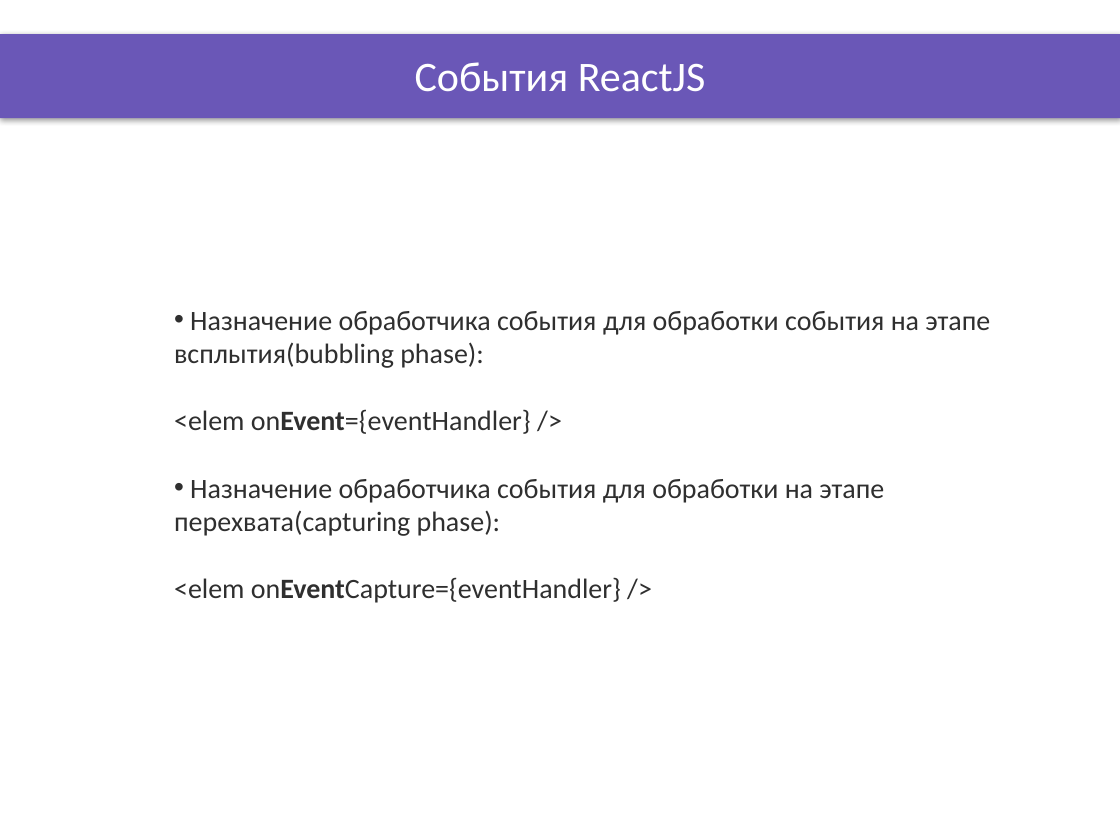
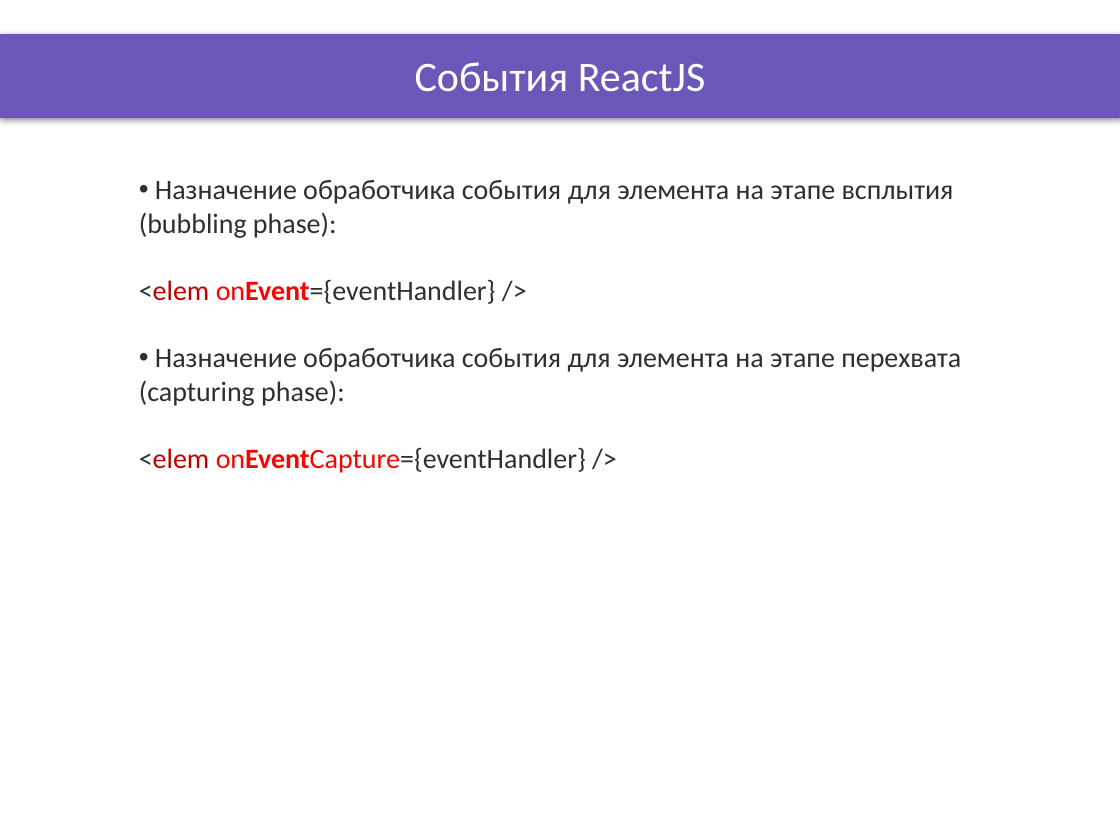
Before and after one commit to DinamickaDevelopment/ignite, a slide deck: slide 4 of ReactJS/lesson_21/Presentation/React_events.pptx. Drawn at 1120x840 pixels with LibreOffice and Linux fonts; fonts in the diff are those of the drawing; background and template pictures are left out. Boxes give left, top, right and bottom in pixels: in the first picture for what was removed or moved away, otherwise in the second. Text is boxed around its words. In the diff, an @@ line names an element or a change of style, - is before the commit and + after.

```diff
--- a/ReactJS/lesson_21/Presentation/React_events.pptx
+++ b/ReactJS/lesson_21/Presentation/React_events.pptx
@@ text "Назначение обработчика события для элемента ...": place and size @@
-text "Назначение обработчика события для элемента ..." at [174, 311, 990, 603]
+text "Назначение обработчика события для элемента ..." at [139, 180, 961, 473]
@@ text at [139, 180, 954, 238]: text changed @@
-• Назначение обработчика события для обработки события на этапе всплытия(bubbling phase):
+• Назначение обработчика события для элемента на этапе всплытия (bubbling phase):
@@ text at [139, 279, 586, 473]: text colour #2F2F2F to #C00000 in "<elem", "<elem"; text colour #2F2F2F to #FF0000 in "onEvent={eventHandler}", "onEventCapture={eventHandler}" @@
@@ text at [139, 348, 961, 406]: text changed @@
-• Назначение обработчика события для обработки на этапе перехвата(capturing phase):
+• Назначение обработчика события для элемента на этапе перехвата (capturing phase):
```
Also in this commit, not shown: 3 other slides changed, 15 other files.
